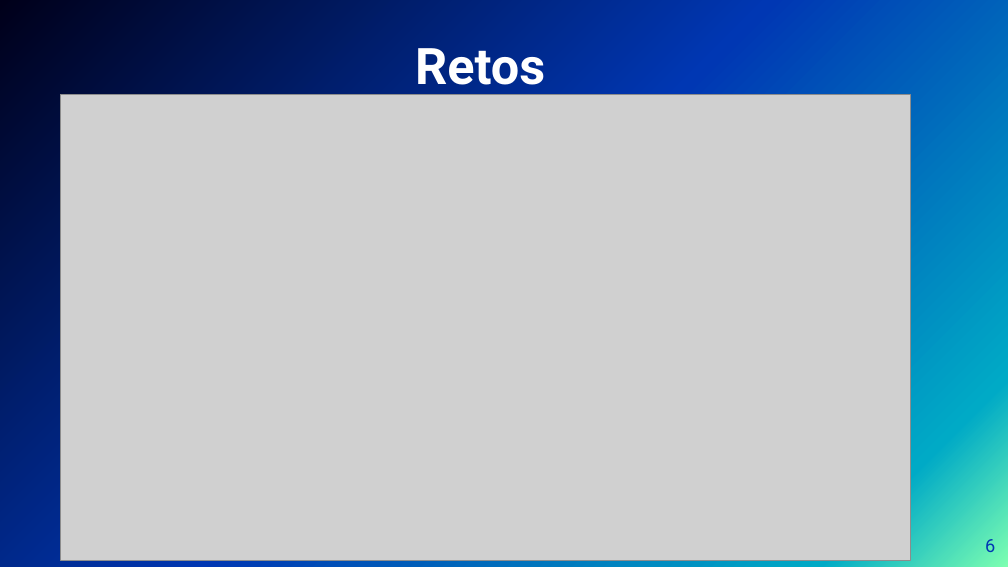
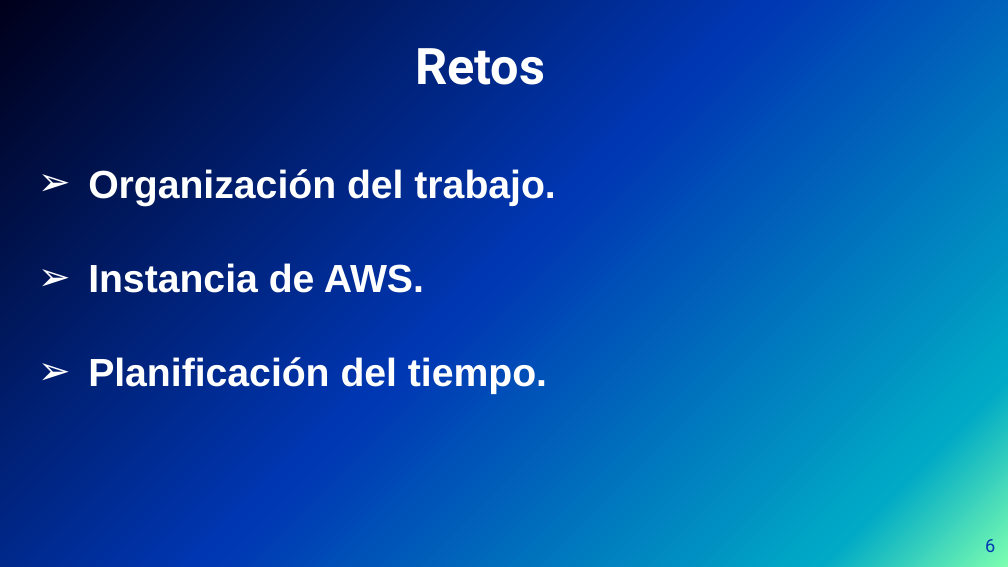
Before and after one commit to Tiinocm/ProyectoIntegrado, a slide deck: slide 6 of carles/presentacion de cronos.pptx. Drawn at 1008x567 pixels with LibreOffice and Linux fonts; fonts in the diff are those of the drawing; grey boxes stand for pictures; background and template pictures are left out. Boxes give left, top, right and bottom in pixels: in the first picture for what was removed or moved away, otherwise in the second. Text is boxed around its words. In the diff, an @@ line names an element or a change of style, - is before the commit and + after.

```diff
--- a/carles/presentacion de cronos.pptx
+++ b/carles/presentacion de cronos.pptx
@@ picture removed at <box>60,95,910,560</box> @@
@@ text added at <box>88,167,555,394</box>, 28 pt, text #FFFFFF, bold @@
+➢ Organización del trabajo.
+➢ Instancia de AWS.
+➢ Planificación del tiempo.
```
Also in this commit, not shown: 3 other slides changed, 2 slides added, 2 slides removed.
